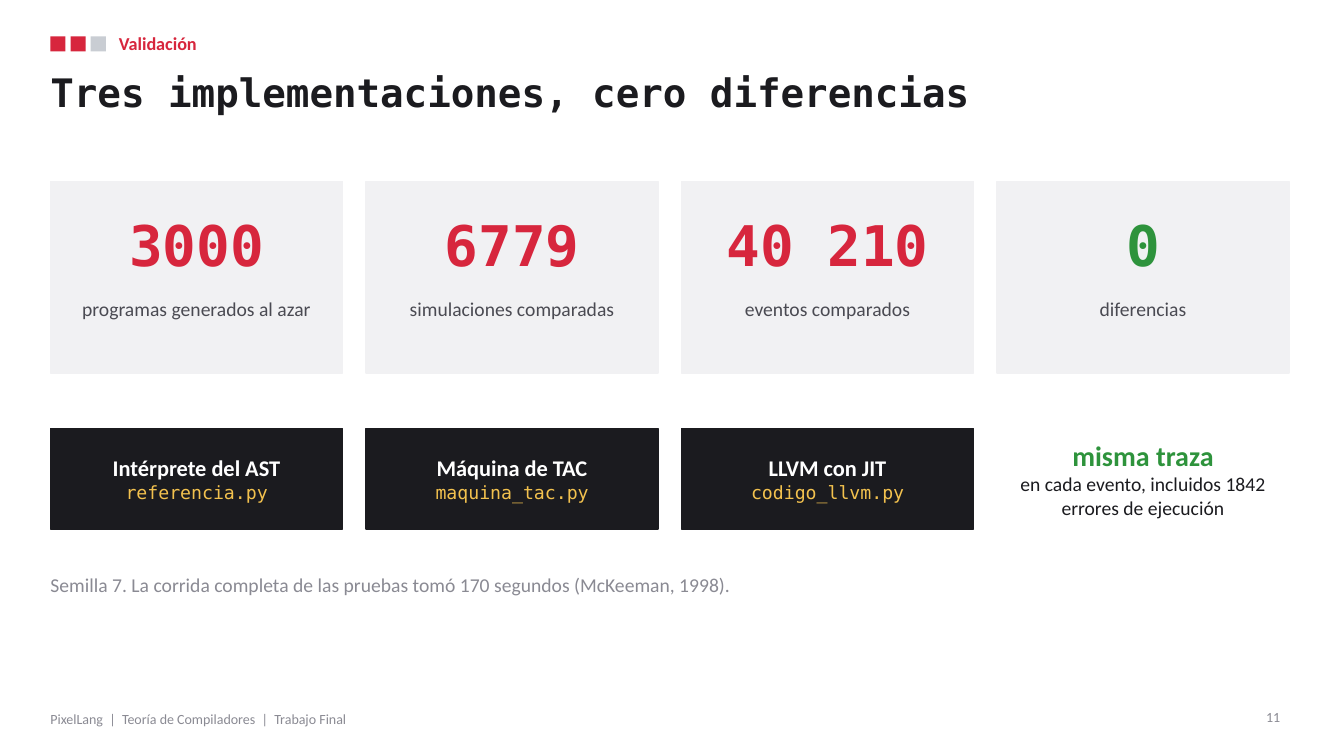
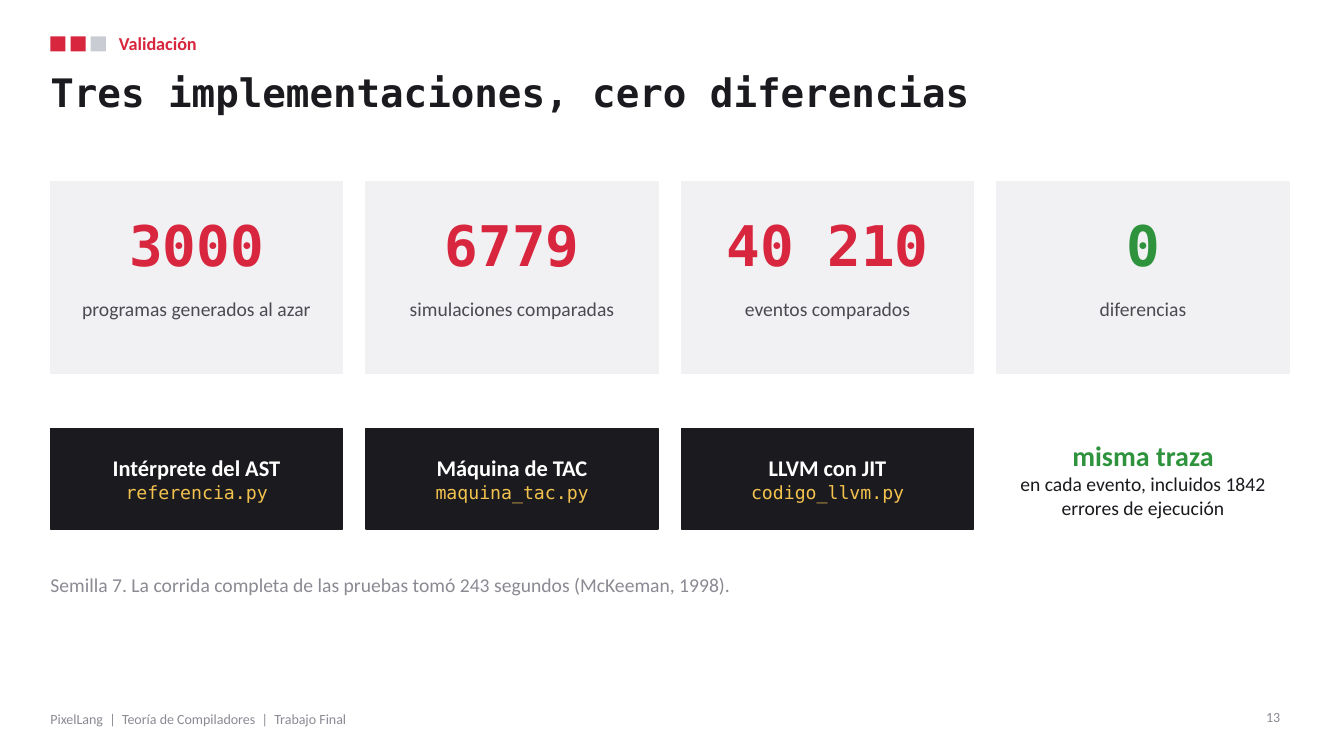
Before and after one commit to DavidRamPari/pixellang, a slide deck: slide 13 of docs/PixelLang_TrabajoFinal_Presentacion.pptx (slide 11 before the commit). Drawn at 1344x756 pixels with LibreOffice and Linux fonts; fonts in the diff are those of the drawing. Boxes give left, top, right and bottom in pixels: in the first picture for what was removed or moved away, otherwise in the second. Text is boxed around its words. In the diff, an @@ line names an element or a change of style, - is before the commit and + after.

```diff
--- a/docs/PixelLang_TrabajoFinal_Presentacion.pptx
+++ b/docs/PixelLang_TrabajoFinal_Presentacion.pptx
@@ text at [50,578,730,596]: text changed @@
-Semilla 7. La corrida completa de las pruebas tomó 170 segundos (McKeeman, 1998).
+Semilla 7. La corrida completa de las pruebas tomó 243 segundos (McKeeman, 1998).
@@ page number at [1266,713,1280,722]: text changed @@
-11
+13
```
Also in this commit, not shown: 6 other slides changed, 2 slides added, 4 other files.
